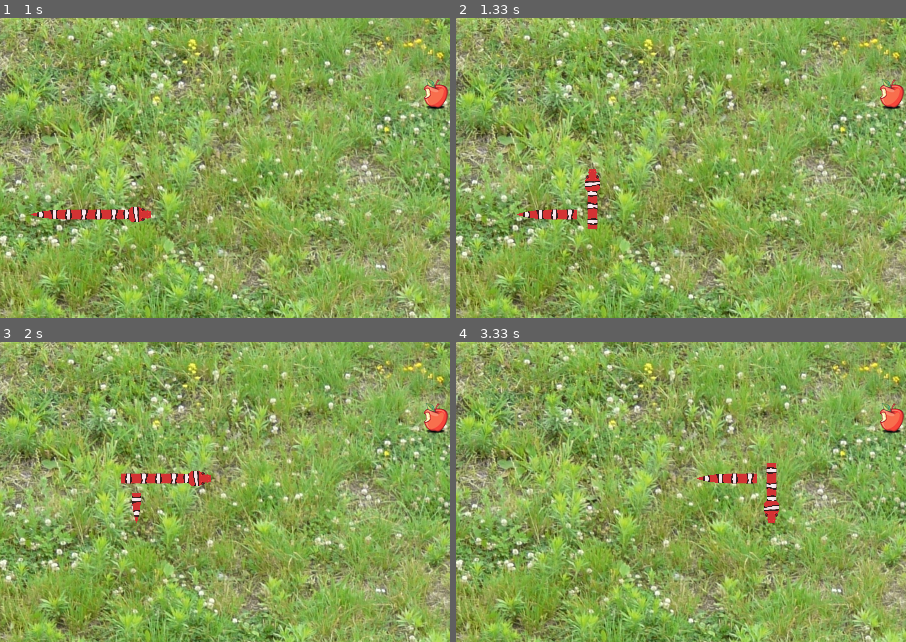
Above: before the commit, frames 1-4 (two rows, left to right).
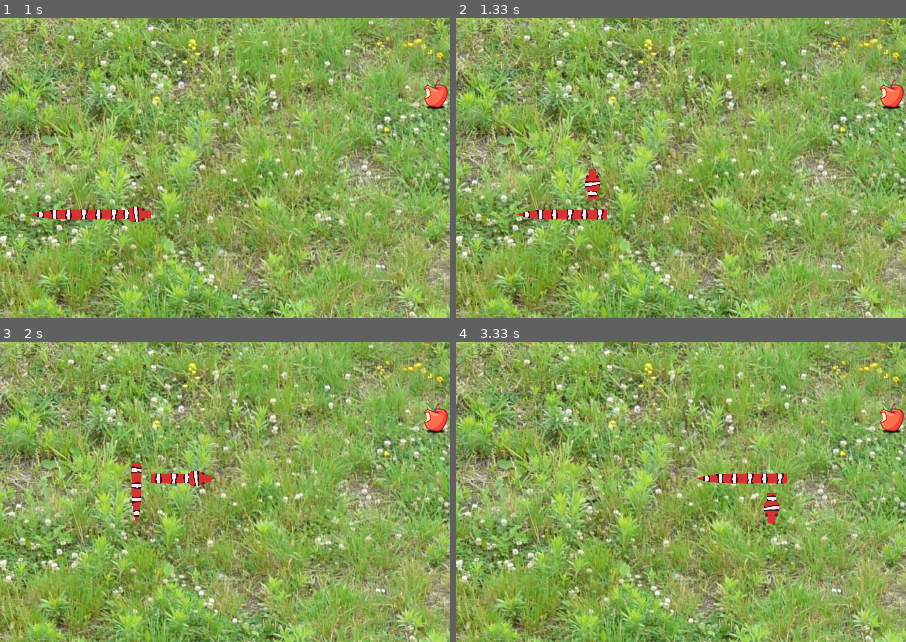
Above: after the commit, the same moments.

Repository: luk6xff/SnakePygame
Game: pygame game, started from snake.py
Same seed, same stepped clock (60 frames per second), same inputs: the game is played once before the commit and once after it.
Inputs (mouse positions are % of the whole screen's width and height, from its top left):
- Up to frame 1 (1 s): click (50, 42) at 0.38 s; hold Right from 0.67 s (still down); move the mouse to (46, 54) at 0.7 s
- Up to frame 2 (1.33 s): release Right at 1.13 s; hold Up from 1.17 s (still down)
- Up to frame 3 (2 s): release Up at 1.63 s; hold Right from 1.67 s (still down)
- Up to frame 4 (3.33 s): release Right at 2.22 s; hold Down from 2.93 s (still down)
The pictures show only the part of the screen within x 47-97%, y 20-70%; the shares and areas given below are measured in that part.

Frame 1 is identical in both runs. In frame 2, 0.3% of the frame differs, in the area x 26-34%, y 60-71%; in frame 3, 0.3%; in frame 4, 0.3%, in the area x 66-74%, y 40-51%.

Commit message:
update method modified

Diff:
--- a/snake.py
+++ b/snake.py
@@ -38,7 +38,6 @@
         self.load_resources('resources')
 
         # Game states dictionary
-
         self.states = {'menu':self.menu, 'init':self.init, 'play':self.play, 'pause':self.pause, 'over':self.game_over, 'exit':self.exit}
         self._current_state = 'menu'
 
@@ -163,7 +162,7 @@
         # check collision with apples
         try:
             i = apples.index(snake[0])
-            self.snake.grow()
+            self.snake.update(grow=True)
             self.ctx['res_holder']['music'].POINT.play()
             self.points += 10  # TODO different for other entities
             self.apples.destroy(i)
@@ -418,7 +417,6 @@
     def __init__(self, location):
         self.direction = Game.DIRECTIONS['right']
         self.last_direction = self.direction
-        self.turns = deque()
 
         # Apply first 3 segments of the snake
         self.snake = [
@@ -435,34 +433,18 @@
     def get_locations(self):
         return [seg.location for seg in self.snake]
 
-    def update(self):
-        # Did a snake direction changed before ?
-        if self.last_direction != self.direction:
-            # Add turn location to the turns queue
-            self.turns.append(Snake.Segment(self.direction, self.snake[0].location))
-            # Update direction of the head
-            self.snake[0] = Snake.Segment(self.direction, self.snake[0].location)
-
-        # Update snake's body position
-        for i,seg in enumerate(self.snake):
-            self._calc_next_position(i, seg.direction)
-
-        # Check if there is any segment which should turn
-        for i,seg in enumerate(self.snake):
-            for j,turn in enumerate(self.turns):
-                if seg.location == turn.location:
-                    self.snake[i] = turn
-                    # if this was tail, remove the first(left) turn from the turns queue
-                    if (i == len(self.snake)-1 and j == 0):
-                        self.turns.popleft()
-                        #print(self.turns)
-                        return
+    def update(self, grow = False):
+        # Update second segment with
+        self.snake[0] = Snake.Segment(self.last_direction, self.snake[0].location)
+        # Add new head
+        self.snake.insert(0, Snake.Segment(self.direction, (self.snake[0].location[0]+self.direction[0]*sprite_size.x,
+                                                            self.snake[0].location[1]+self.direction[1]*sprite_size.y)))
+        # Remove last segment
+        if not grow:
+            self.snake.pop()
 
         self.last_direction = self.direction
 
-    def grow(self):
-        # TODO
-        pass
 
     def update_direction(self, direction):
         if direction == Game.DIRECTIONS['right'] and self.direction == Game.DIRECTIONS['left']:
@@ -485,7 +467,7 @@
             elif i == len(self.snake)-1:
                 sprite = Snake.rotate_segment(seg, ctx['res_holder']['sprite'].TAIL)
             ctx['screen'].blit(sprite, seg.location)
-        print(self.snake[0].location)
+        #print(self.snake[0].location)
 
     @staticmethod
     def rotate_segment(segment, sprite):
